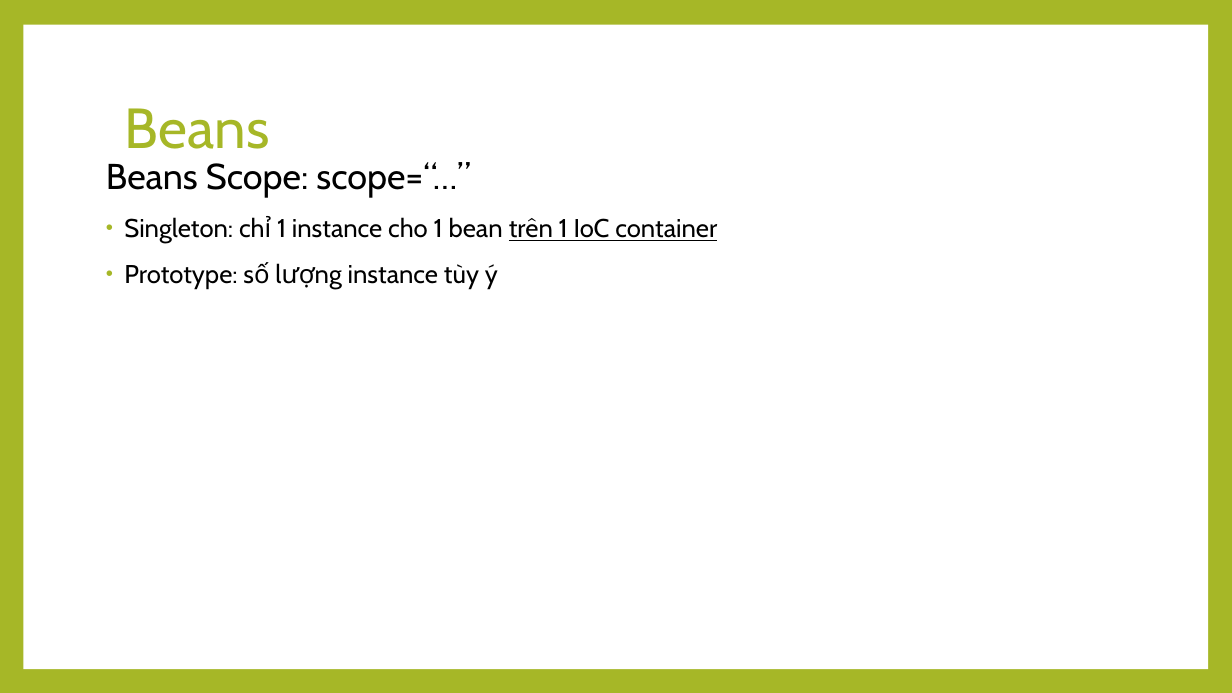
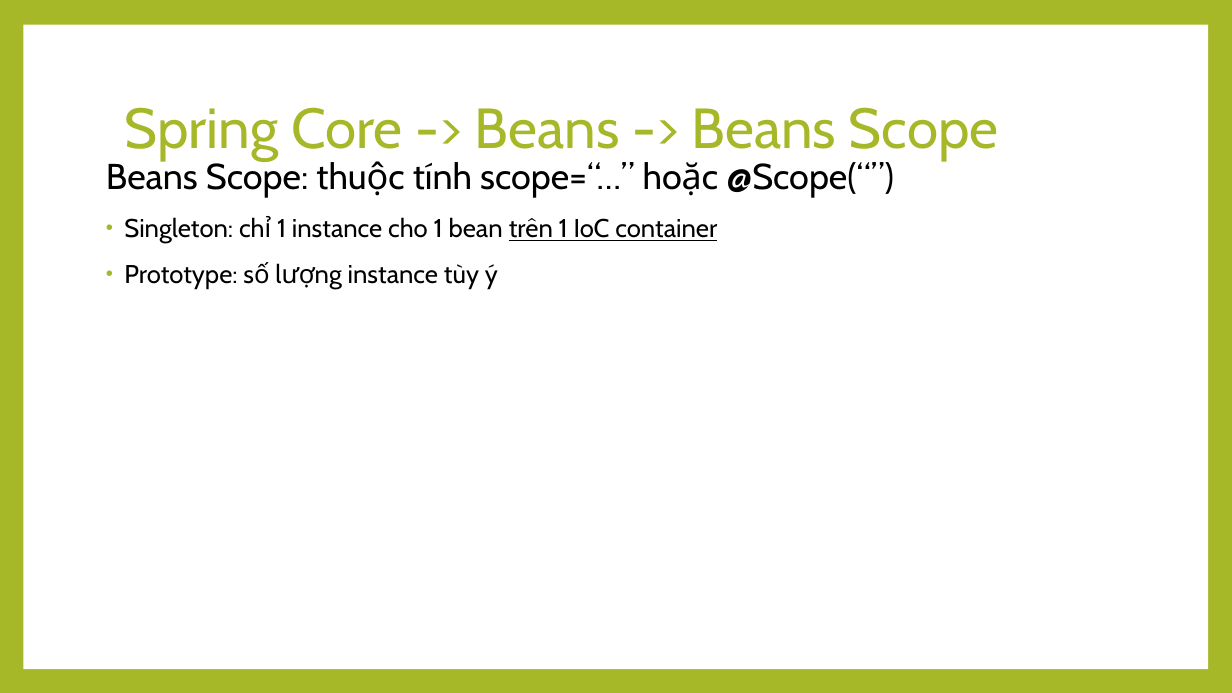
Before and after one commit to thaolt007/spring-doc, a slide deck: slide 9 of Spring.pptx. Drawn at 1232x693 pixels with LibreOffice and Linux fonts; fonts in the diff are those of the drawing. Boxes give left, top, right and bottom in pixels: in the first picture for what was removed or moved away, otherwise in the second. Text is boxed around its words. In the diff, an @@ line names an element or a change of style, - is before the commit and + after.

Commit message:
spring mvc continute

```diff
--- a/Spring.pptx
+++ b/Spring.pptx
@@ title at (x1=125, y1=107, x2=999, y2=161): text changed @@
-Beans
+Spring Core -> Beans -> Beans Scope
@@ text at (x1=106, y1=159, x2=894, y2=198): text changed @@
-Beans Scope: scope=“…”
+Beans Scope: thuộc tính scope=“…” hoặc @Scope(“”)
```
Also in this commit, not shown: 10 other slides changed, 2 slides added, 2 other files.
